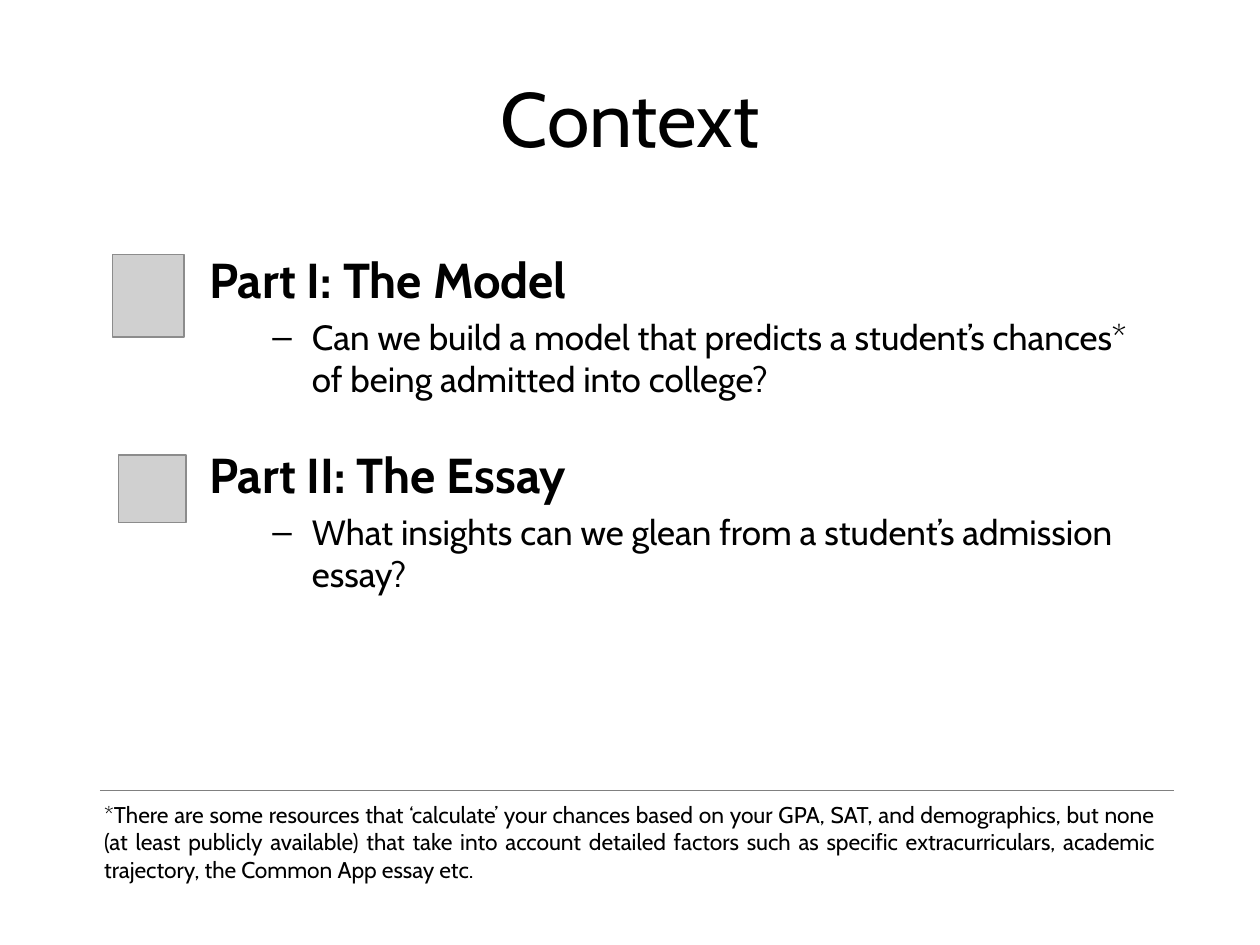
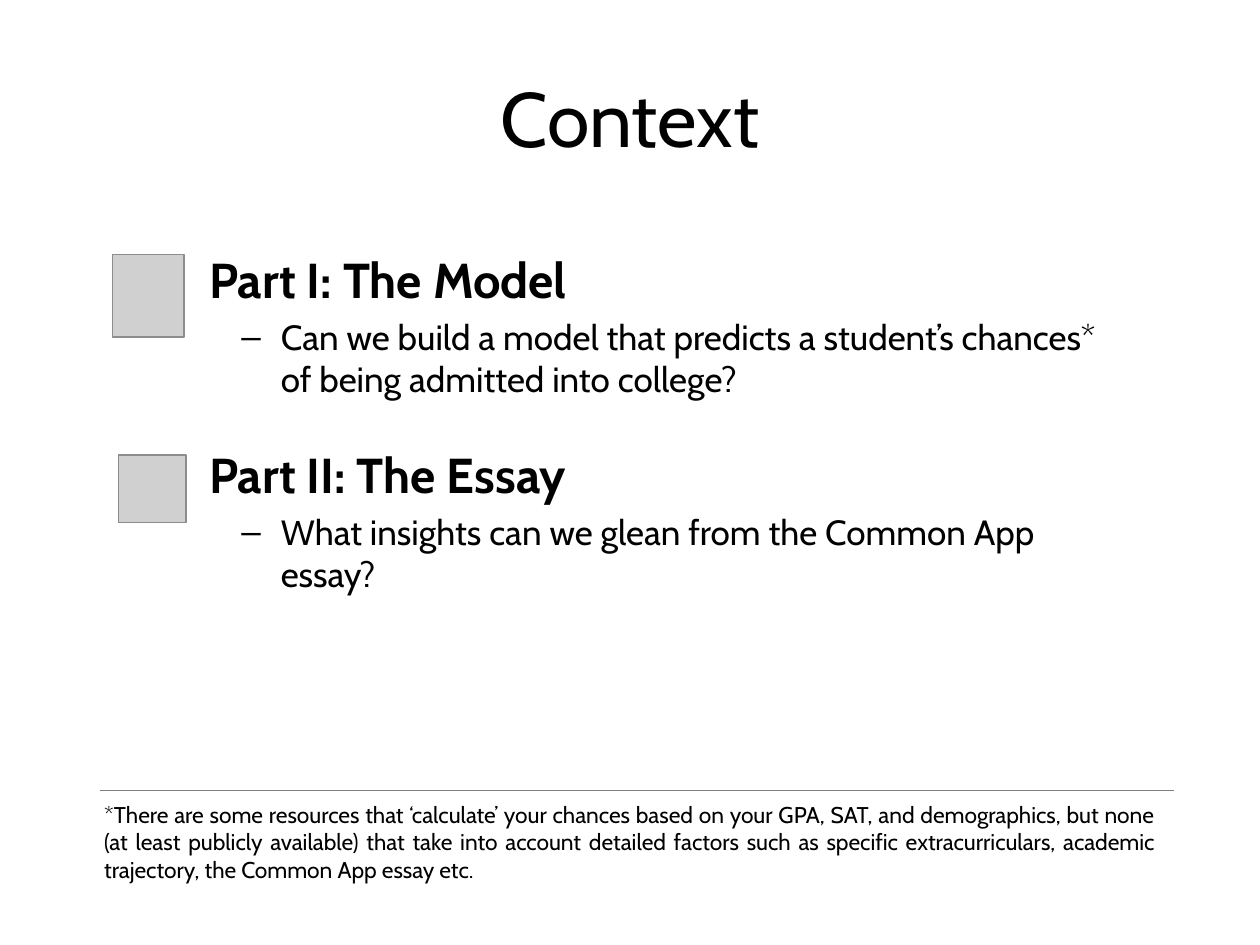
Before and after one commit to yungmsh/mining_the_common_app, a slide deck: slide 2 of presentation/MikeYung_Presentation_v1.pptx. Drawn at 1260x945 pixels with LibreOffice and Linux fonts; fonts in the diff are those of the drawing; grey boxes stand for pictures; background and template pictures are left out. Boxes give left, top, right and bottom in pixels: in the first picture for what was removed or moved away, otherwise in the second. Text is boxed around its words. In the diff, an @@ line names an element or a change of style, - is before the commit and + after.

```diff
--- a/presentation/MikeYung_Presentation_v1.pptx
+++ b/presentation/MikeYung_Presentation_v1.pptx
@@ text at [281,323,1096,401]: indent changed @@
@@ text at [281,518,1035,595]: text changed @@
-  – What insights can we glean from a student’s admission essay?
+  – What insights can we glean from the Common App essay?
```
Also in this commit, not shown: 7 other slides changed, 4 slides added, 1 slide removed, 1 other file.
